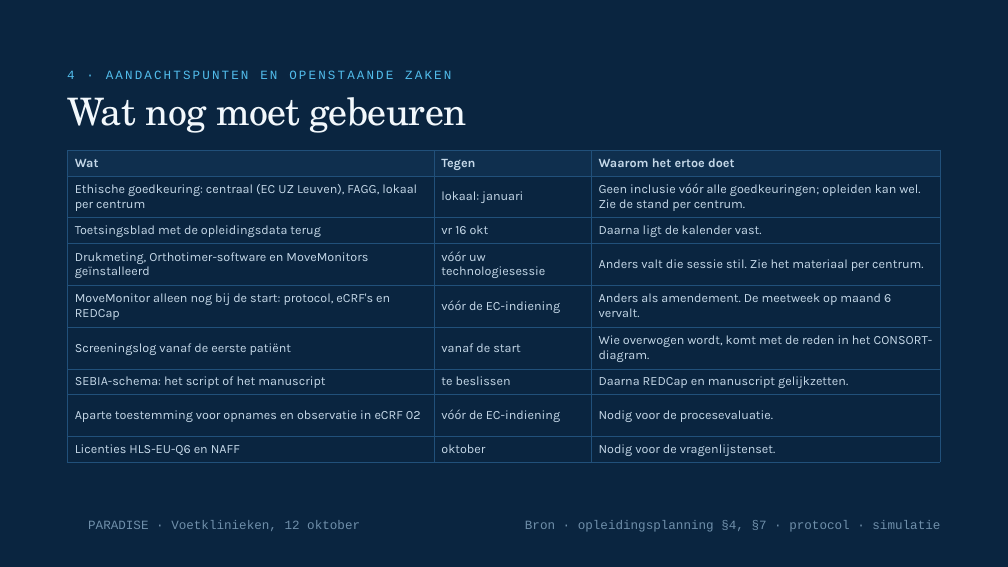
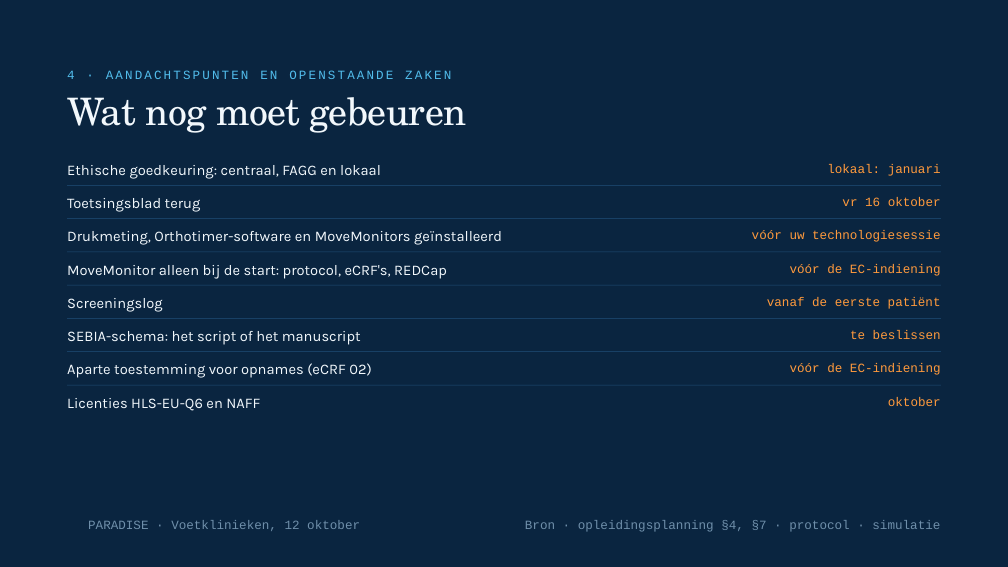
Before and after one commit to Dellfs/paradise-project, a slide deck: slide 13 of PARADISE_presentatie/webdecks/PARADISE_voetklinieken_12okt.pptx. Drawn at 1008x567 pixels with LibreOffice and Linux fonts; fonts in the diff are those of the drawing; background and template pictures are left out. Boxes give left, top, right and bottom in pixels: in the first picture for what was removed or moved away, otherwise in the second. Text is boxed around its words. In the diff, an @@ line names an element or a change of style, - is before the commit and + after.

```diff
--- a/PARADISE_presentatie/webdecks/PARADISE_voetklinieken_12okt.pptx
+++ b/PARADISE_presentatie/webdecks/PARADISE_voetklinieken_12okt.pptx
@@ table removed at [67,150,941,463], 9 rows, 3 columns @@
-Wat | Tegen | Waarom het ertoe doet
-Ethische goedkeuring: centraal (EC UZ Leuven), FAGG, lokaal per centrum | lokaal: januari | Geen inclusie vóór alle goedkeuringen; opleiden kan wel. Zie de stand per centrum.
-Toetsingsblad met de opleidingsdata terug | vr 16 okt | Daarna ligt de kalender vast.
-Drukmeting, Orthotimer-software en MoveMonitors geïnstalleerd | vóór uw technologiesessie | Anders valt die sessie stil. Zie het materiaal per centrum.
-MoveMonitor alleen nog bij de start: protocol, eCRF's en REDCap | vóór de EC-indiening | Anders als amendement. De meetweek op maand 6 vervalt.
-Screeningslog vanaf de eerste patiënt | vanaf de start | Wie overwogen wordt, komt met de reden in het CONSORT-diagram.
-SEBIA-schema: het script of het manuscript | te beslissen | Daarna REDCap en manuscript gelijkzetten.
-Aparte toestemming voor opnames en observatie in eCRF 02 | vóór de EC-indiening | Nodig voor de procesevaluatie.
-Licenties HLS-EU-Q6 en NAFF | oktober | Nodig voor de vragenlijstenset.
@@ text added at [67,165,381,179], 14 pt, text #F2F8FC @@
+Ethische goedkeuring: centraal, FAGG en lokaal
@@ text added at [827,164,941,176], 12 pt, text #FF9A3D @@
+lokaal: januari
@@ rectangle added at [67,185,941,186], fill #21507A @@
@@ text added at [67,198,201,212], 14 pt, text #F2F8FC @@
+Toetsingsblad terug
@@ text added at [842,197,941,206], 12 pt, text #FF9A3D @@
+vr 16 oktober
@@ rectangle added at [67,219,941,219], fill #21507A @@
@@ text added at [67,231,502,245], 14 pt, text #F2F8FC @@
+Drukmeting, Orthotimer-software en MoveMonitors geïnstalleerd
@@ text added at [752,230,940,242], 12 pt, text #FF9A3D @@
+vóór uw technologiesessie
@@ rectangle added at [67,252,941,253], fill #21507A @@
@@ text added at [67,265,447,279], 14 pt, text #F2F8FC @@
+MoveMonitor alleen bij de start: protocol, eCRF's, REDCap
@@ text added at [790,264,941,276], 12 pt, text #FF9A3D @@
+vóór de EC-indiening
@@ rectangle added at [67,285,941,286], fill #21507A @@
@@ text added at [67,298,163,312], 14 pt, text #F2F8FC @@
+Screeningslog
@@ text added at [767,297,941,309], 12 pt, text #FF9A3D @@
+vanaf de eerste patiënt
@@ rectangle added at [67,318,941,319], fill #21507A @@
@@ text added at [67,331,361,345], 14 pt, text #F2F8FC @@
+SEBIA-schema: het script of het manuscript
@@ rectangle added at [67,352,941,352], fill #21507A @@
@@ text added at [850,330,941,339], 12 pt, text #FF9A3D @@
+te beslissen
@@ text added at [67,363,371,378], 14 pt, text #F2F8FC @@
+Aparte toestemming voor opnames (eCRF 02)
@@ rectangle added at [67,385,941,386], fill #21507A @@
@@ text added at [790,364,941,375], 12 pt, text #FF9A3D @@
+vóór de EC-indiening
@@ text added at [67,398,260,411], 14 pt, text #F2F8FC @@
+Licenties HLS-EU-Q6 en NAFF
@@ text added at [888,397,941,406], 12 pt, text #FF9A3D @@
+oktober
```
Also in this commit, not shown: 17 other slides changed, 2 other files.
